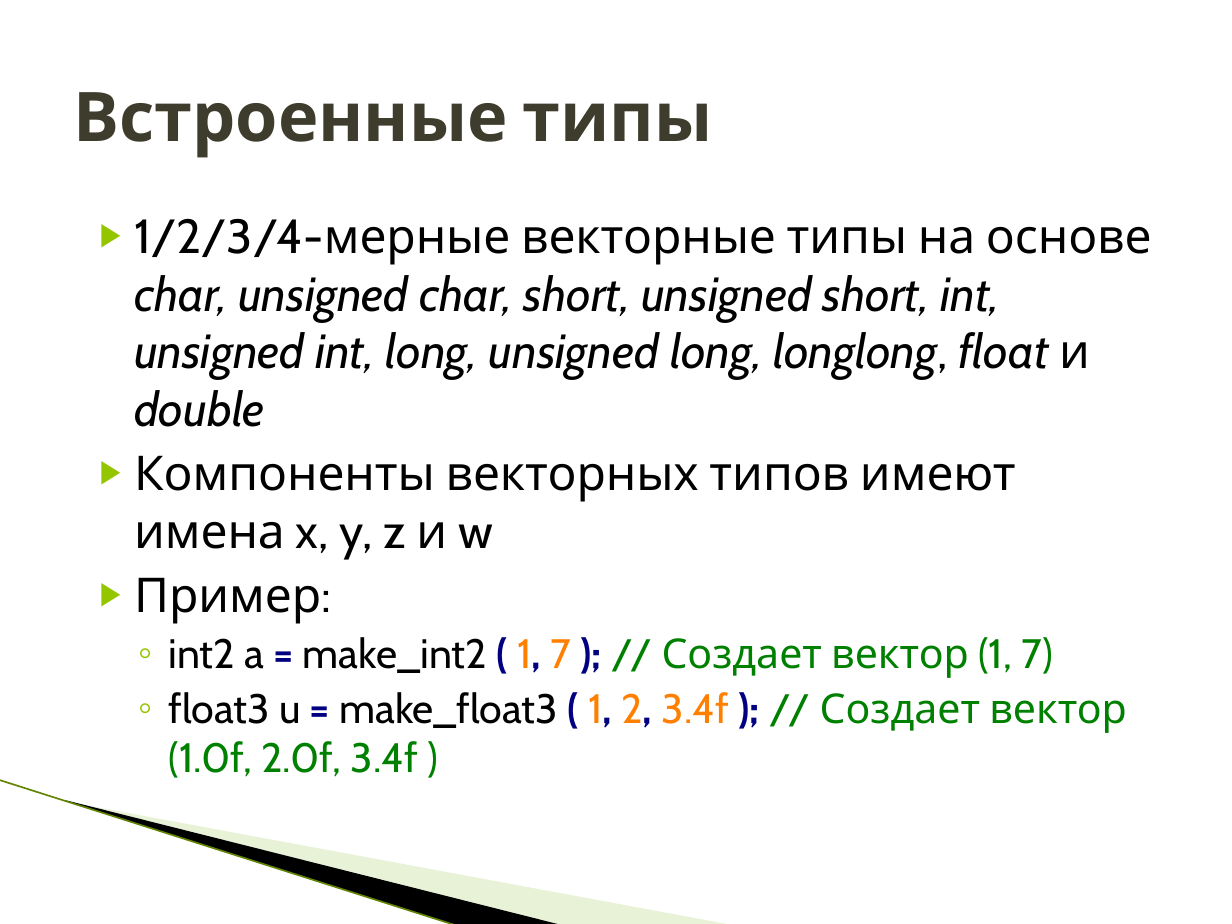
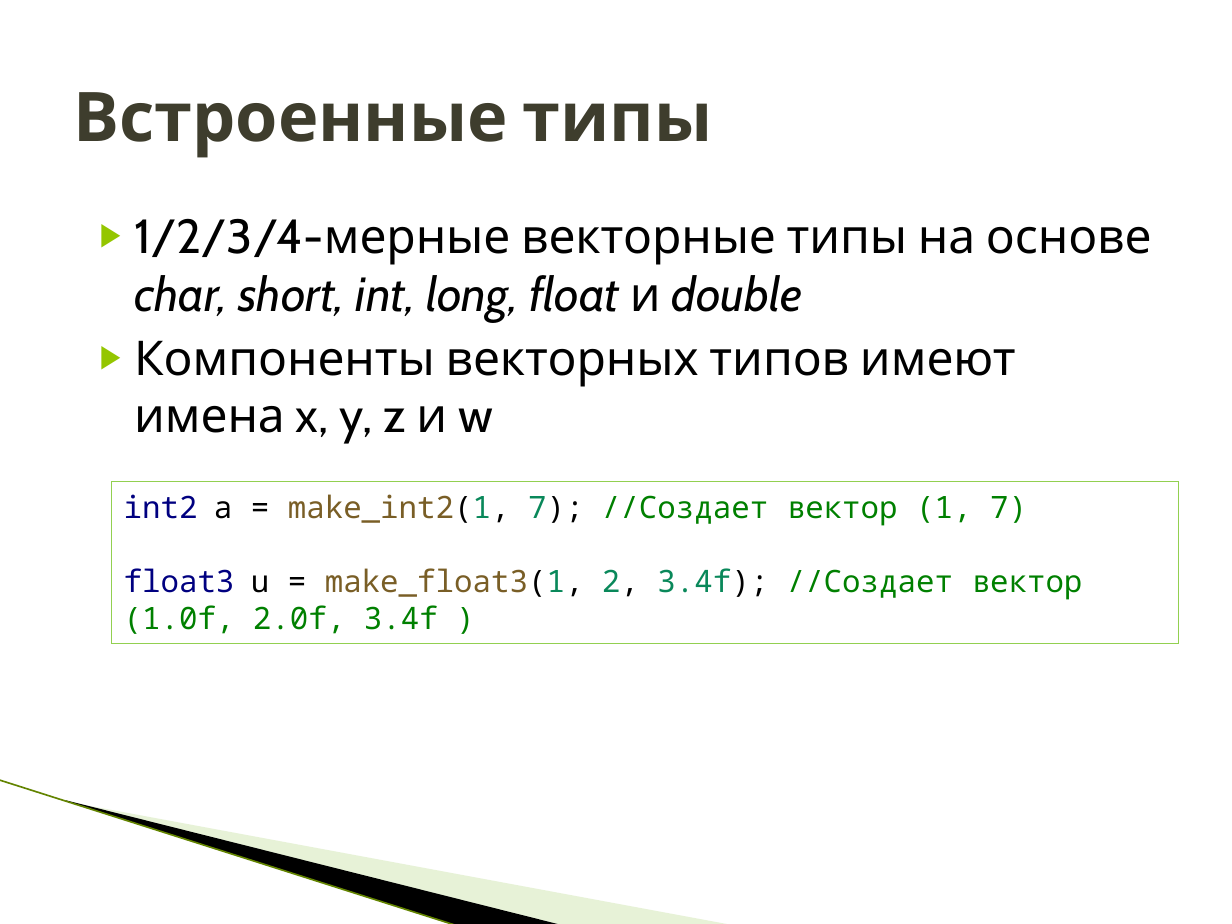
Before and after one commit to HPC-lab-ITIS/CUDA, a slide deck: slide 23 of materials/lec_1/lec_1.pptx (slide 25 before the commit). Drawn at 1232x924 pixels with LibreOffice and Linux fonts; fonts in the diff are those of the drawing; background and template pictures are left out. Boxes give left, top, right and bottom in pixels: in the first picture for what was removed or moved away, otherwise in the second. Text is boxed around its words. In the diff, an @@ line names an element or a change of style, - is before the commit and + after.

```diff
--- a/materials/lec_1/lec_1.pptx
+++ b/materials/lec_1/lec_1.pptx
@@ text at [134,218,1152,322]: text changed; italic off @@
-▶ 1/2/3/4-мерные векторные типы на основе char, unsigned char, short, unsigned short, int, unsigned int, long, unsigned long, longlong, float и double
+▶ 1/2/3/4-мерные векторные типы на основе char, short, int, long, float и double
@@ rectangle added at [112,482,1179,643], outline #92D050 0.75 pt, 18 pt, text #008000 @@
+int2 a = make_int2(1, 7); //Создает вектор (1, 7)
+float3 u = make_float3(1, 2, 3.4f); //Создает вектор (1.0f, 2.0f, 3.4f )
@@ text at [134,577,1127,778]: paragraphs removed @@
-▶ Пример:
-  ◦ int2 a = make_int2 ( 1, 7 ); // Создает вектор (1, 7)
-  ◦ float3 u = make_float3 ( 1, 2, 3.4f ); // Создает вектор (1.0f, 2.0f, 3.4f )
```
Also in this commit, not shown: 21 other slides changed, 9 slides added, 17 slides removed, 6 other files.
